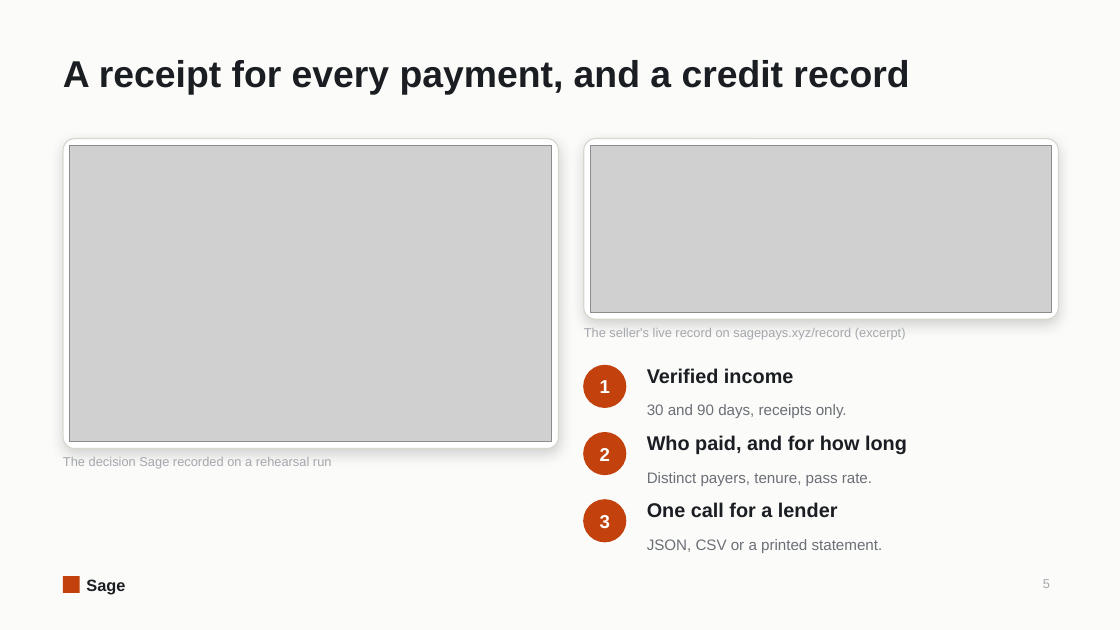
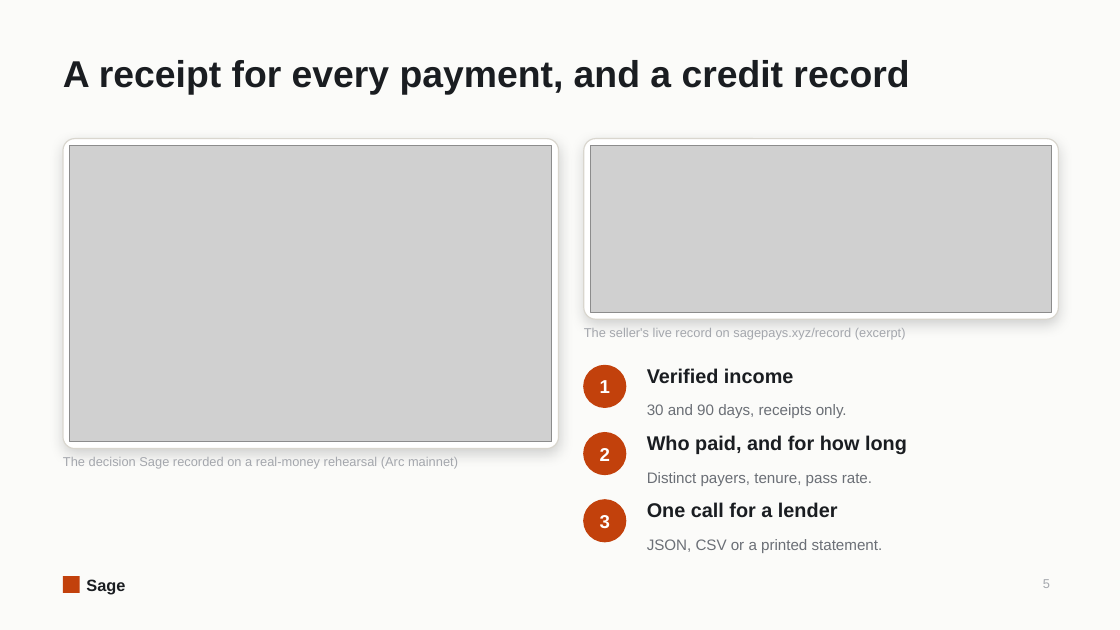
Before and after one commit to shariqazeem/sage, a slide deck: slide 5 of docs/fc/demo-day/Sage-DemoDay.pptx. Drawn at 1120x630 pixels with LibreOffice and Linux fonts; fonts in the diff are those of the drawing; grey boxes stand for pictures. Boxes give left, top, right and bottom in pixels: in the first picture for what was removed or moved away, otherwise in the second. Text is boxed around its words. In the diff, an @@ line names an element or a change of style, - is before the commit and + after.

```diff
--- a/docs/fc/demo-day/Sage-DemoDay.pptx
+++ b/docs/fc/demo-day/Sage-DemoDay.pptx
@@ text at [63, 457, 458, 469]: text changed @@
-The decision Sage recorded on a rehearsal run
+The decision Sage recorded on a real-money rehearsal (Arc mainnet)
```
Also in this commit, not shown: 2 other slides changed, 1 other file.
